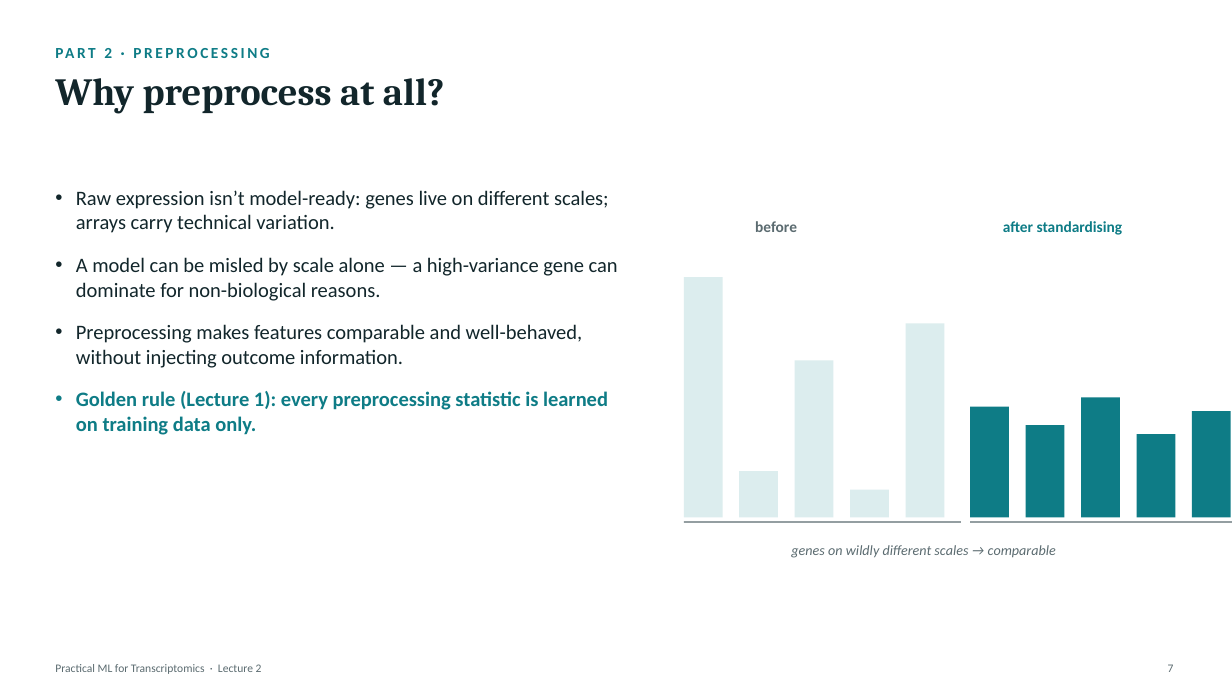
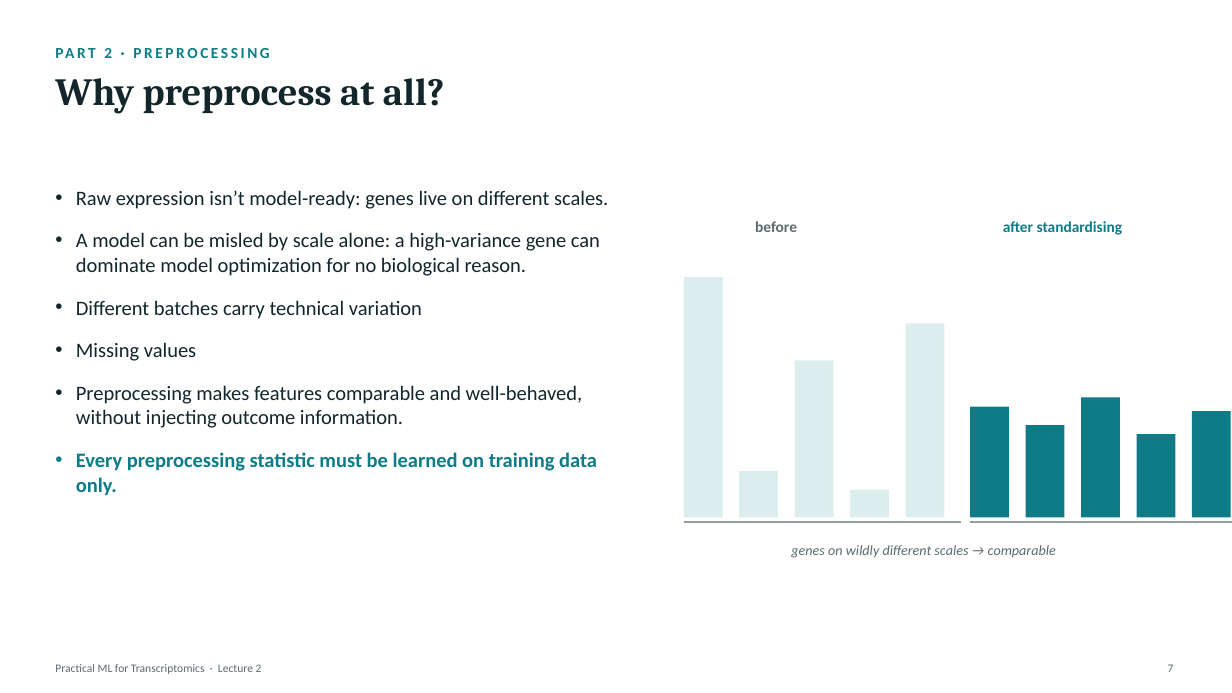
Before and after one commit to zhanyinx/ml26, a slide deck: slide 7 of lessons/lesson02_baseline_model/theory/slides/Lecture2 - Building the First Predictive Model.pptx. Drawn at 1232x693 pixels with LibreOffice and Linux fonts; fonts in the diff are those of the drawing. Boxes give left, top, right and bottom in pixels: in the first picture for what was removed or moved away, otherwise in the second. Text is boxed around its words. In the diff, an @@ line names an element or a change of style, - is before the commit and + after.

```diff
--- a/lessons/lesson02_baseline_model/theory/slides/Lecture2 - Building the First Predictive Model.pptx
+++ b/lessons/lesson02_baseline_model/theory/slides/Lecture2 - Building the First Predictive Model.pptx
@@ text at <box>76,190,608,361</box>: text changed @@
-• Raw expression isn’t model-ready: genes live on different scales; arrays carry technical variation.
-• A model can be misled by scale alone — a high-variance gene can dominate for non-biological reasons.
+• Raw expression isn’t model-ready: genes live on different scales.
+• A model can be misled by scale alone: a high-variance gene can dominate model optimization for no biological reason.
+• Different batches carry technical variation
+• Missing values
@@ text at <box>76,452,597,496</box>: text changed @@
-• Golden rule (Lecture 1): every preprocessing statistic is learned on training data only.
+• Every preprocessing statistic must be learned on training data only.
```
Also in this commit, not shown: 20 other slides changed.
